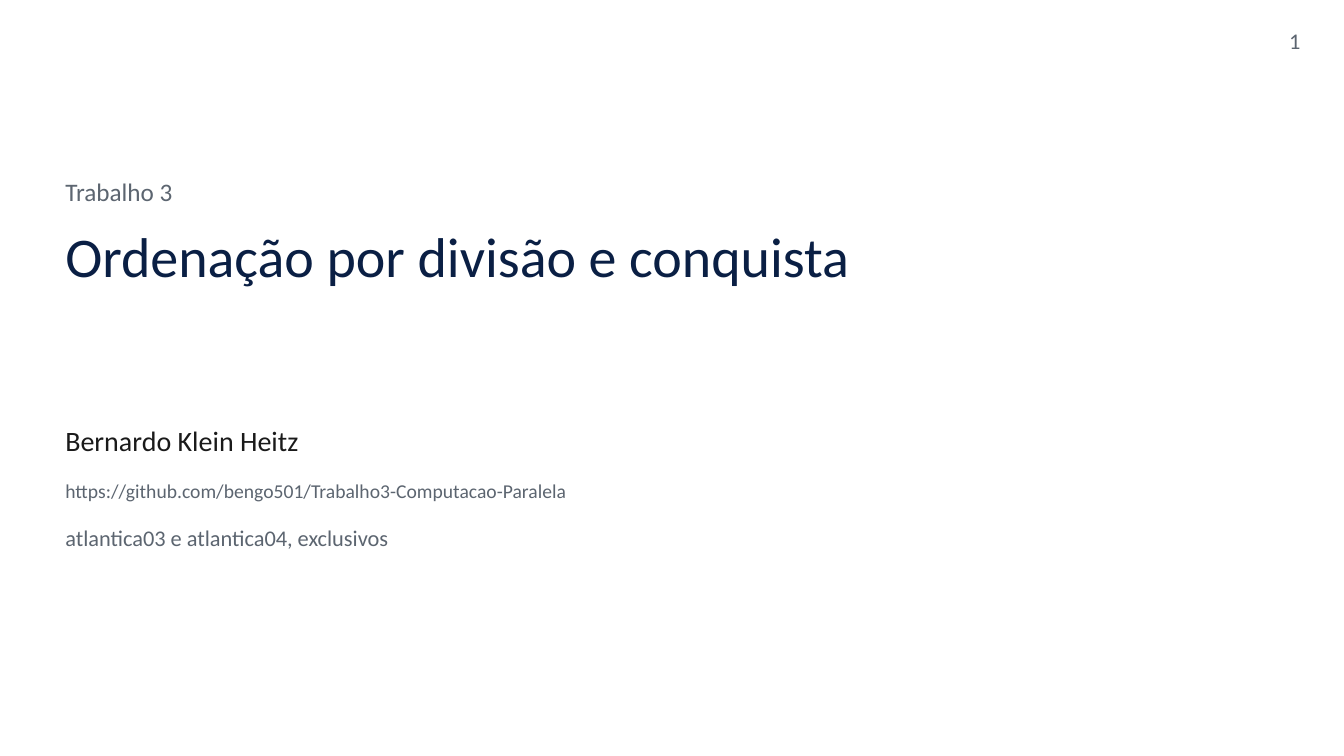
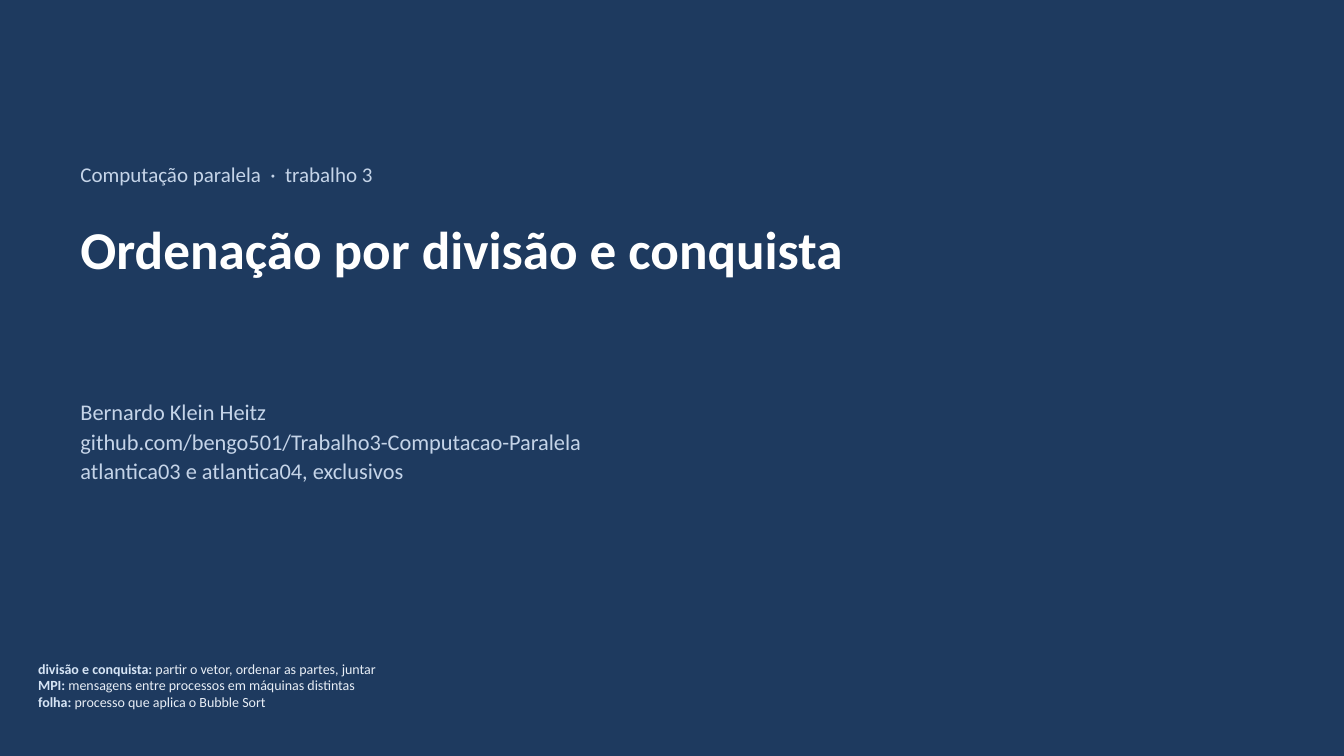
Before and after one commit to bengo501/Trabalho3-Computacao-Paralela, a slide deck: slide 1 of apresentacao/apresentacao.pptx. Drawn at 1344x756 pixels with LibreOffice and Linux fonts; fonts in the diff are those of the drawing. Boxes give left, top, right and bottom in pixels: in the first picture for what was removed or moved away, otherwise in the second. Text is boxed around its words. In the diff, an @@ line names an element or a change of style, - is before the commit and + after.

```diff
--- a/apresentacao/apresentacao.pptx
+++ b/apresentacao/apresentacao.pptx
@@ background #FFFFFF to #1E3A5F @@
@@ text removed at (1289, 34, 1300, 49) @@
-1
@@ text at (80, 167, 373, 186): text changed; size 18 to 15 pt; text colour #5C6570 to #C5D4E8 @@
-Trabalho 3
+Computação paralela · trabalho 3
@@ text "Ordenação por divisão e conquista": place and size @@
-text "Ordenação por divisão e conquista" at (65, 238, 849, 287)
+text "Ordenação por divisão e conquista" at (80, 231, 842, 278)
@@ text "Ordenação por divisão e conquista" at (80, 231, 842, 278): size 40 to 38 pt, text colour #0A1F44 to #FFFFFF, bold on; more space between paragraphs @@
@@ text "Bernardo Klein Heitz": place and size @@
-text "Bernardo Klein Heitz" at (65, 431, 298, 451)
+text "Bernardo Klein Heitz" at (80, 404, 581, 482)
@@ text at (80, 404, 266, 420): size 20 to 16 pt, text colour #1A1A1A to #C5D4E8 in "Bernardo Klein Heitz"; more space between paragraphs @@
@@ text at (80, 434, 581, 482): paragraphs added @@
+github.com/bengo501/Trabalho3-Computacao-Paralela
+atlantica03 e atlantica04, exclusivos
@@ text removed at (65, 484, 566, 502) @@
-https://github.com/bengo501/Trabalho3-Computacao-Paralela
@@ text removed at (65, 530, 388, 549) @@
-atlantica03 e atlantica04, exclusivos
@@ text added at (38, 664, 376, 710), 10 pt, text #E8EEF6 @@
+divisão e conquista: partir o vetor, ordenar as partes, juntar
+MPI: mensagens entre processos em máquinas distintas
+folha: processo que aplica o Bubble Sort
```
Also in this commit, not shown: 5 other slides changed, 9 slides added, 10 slides removed, 8 other files.
